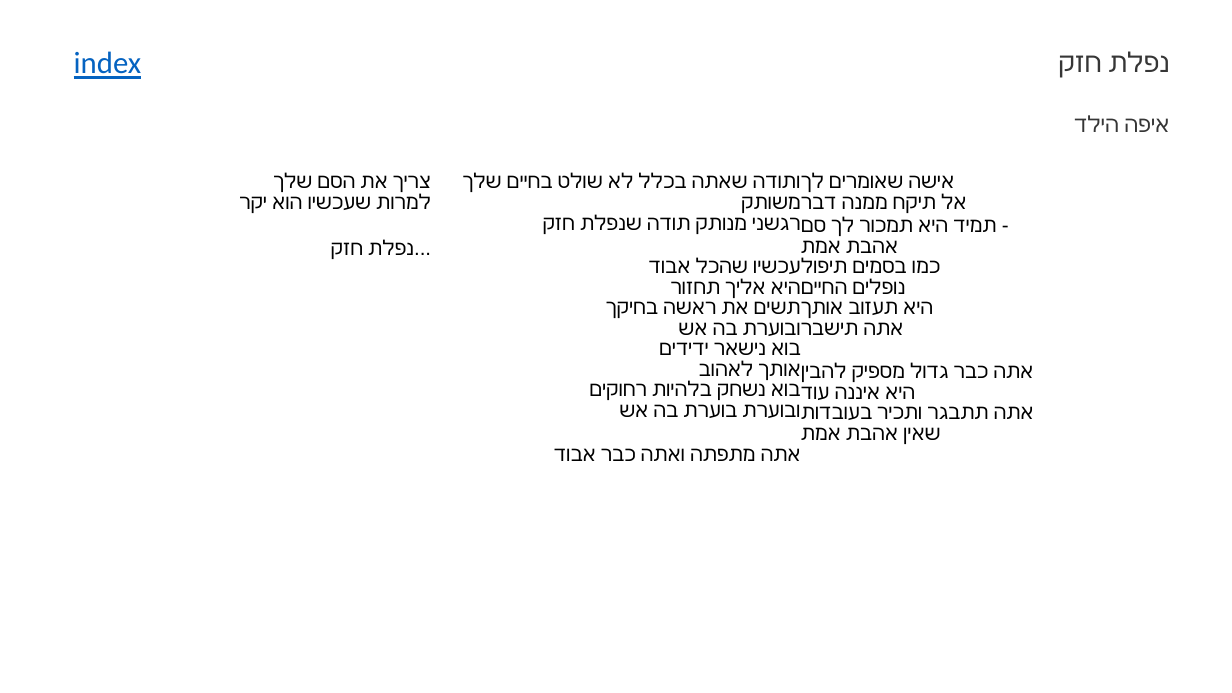
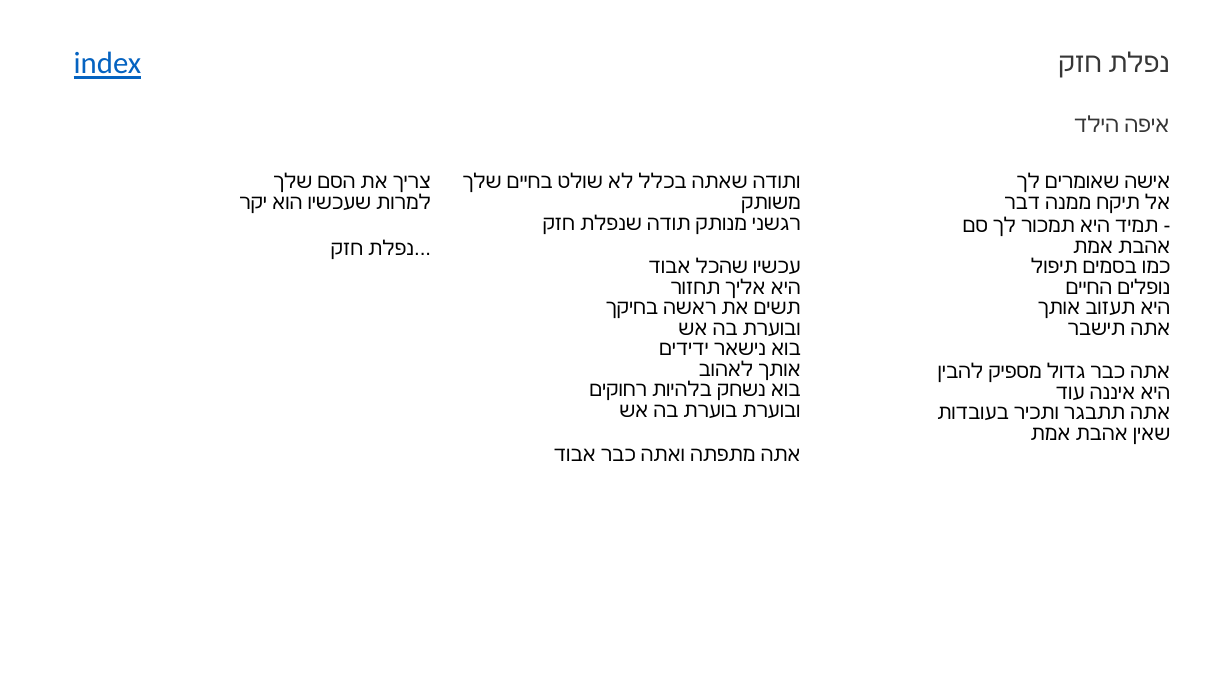
Before and after one commit to guypeled76/songs2slides, a slide deck: slide 48 of songs.pptx. Drawn at 1232x693 pixels with LibreOffice and Linux fonts; fonts in the diff are those of the drawing. Boxes give left, top, right and bottom in pixels: in the first picture for what was removed or moved away, otherwise in the second. Text is boxed around its words. In the diff, an @@ line names an element or a change of style, - is before the commit and + after.

```diff
--- a/songs.pptx
+++ b/songs.pptx
@@ table at [62,172,1170,665] @@
-row 1, column 3: אישה שאומרים לך אל תיקח ממנה דבר תמיד היא תמכור לך סם - אהבת אמת כמו בסמים תיפול נופלים החיים היא תעזוב אותך אתה תישבר אתה כבר גדול מספיק להבין היא איננה עוד אתה תתבגר ותכיר בעובדות שאין אהבת אמת
+row 1, column 3: אישה שאומרים לך / אל תיקח ממנה דבר / תמיד היא תמכור לך סם - / אהבת אמת / כמו בסמים תיפול / נופלים החיים / היא תעזוב אותך / אתה תישבר / אתה כבר גדול מספיק להבין / היא איננה עוד / אתה תתבגר ותכיר בעובדות / שאין אהבת אמת
```
Also in this commit, not shown: 17 other slides changed, 4 other files.
